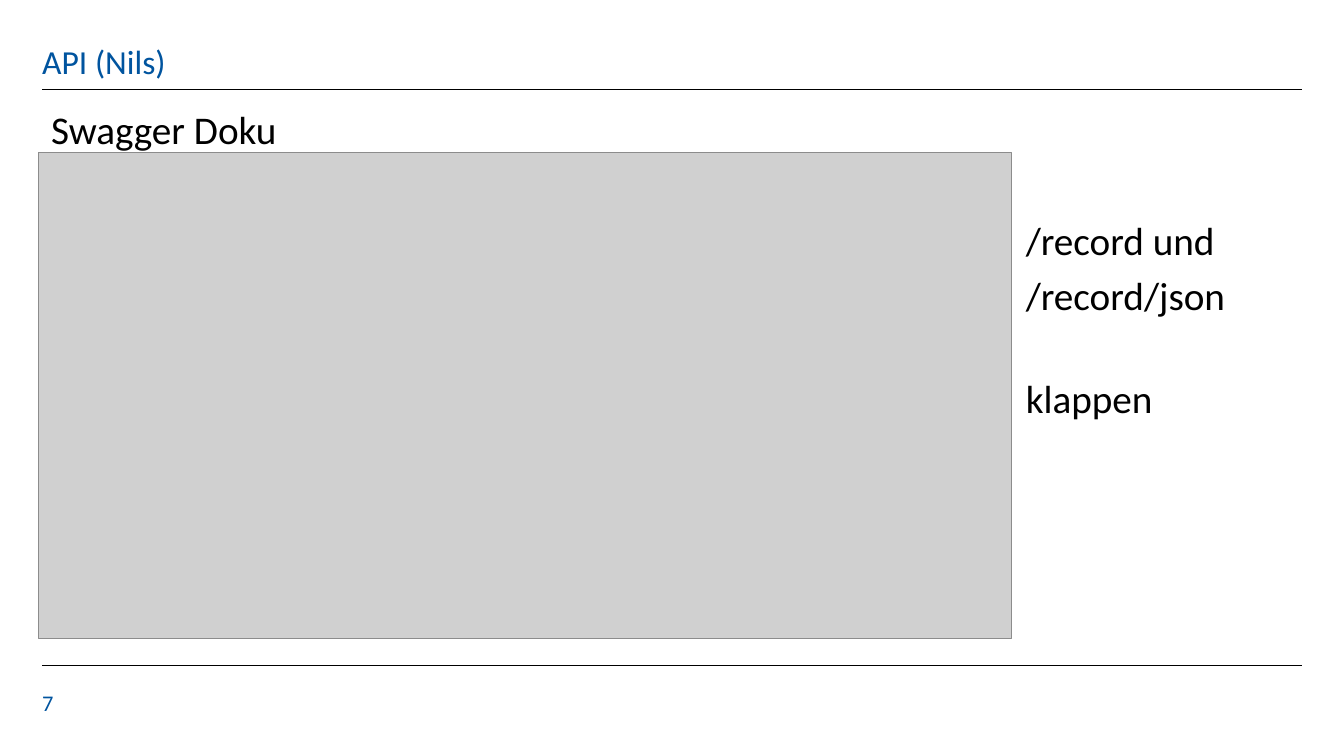
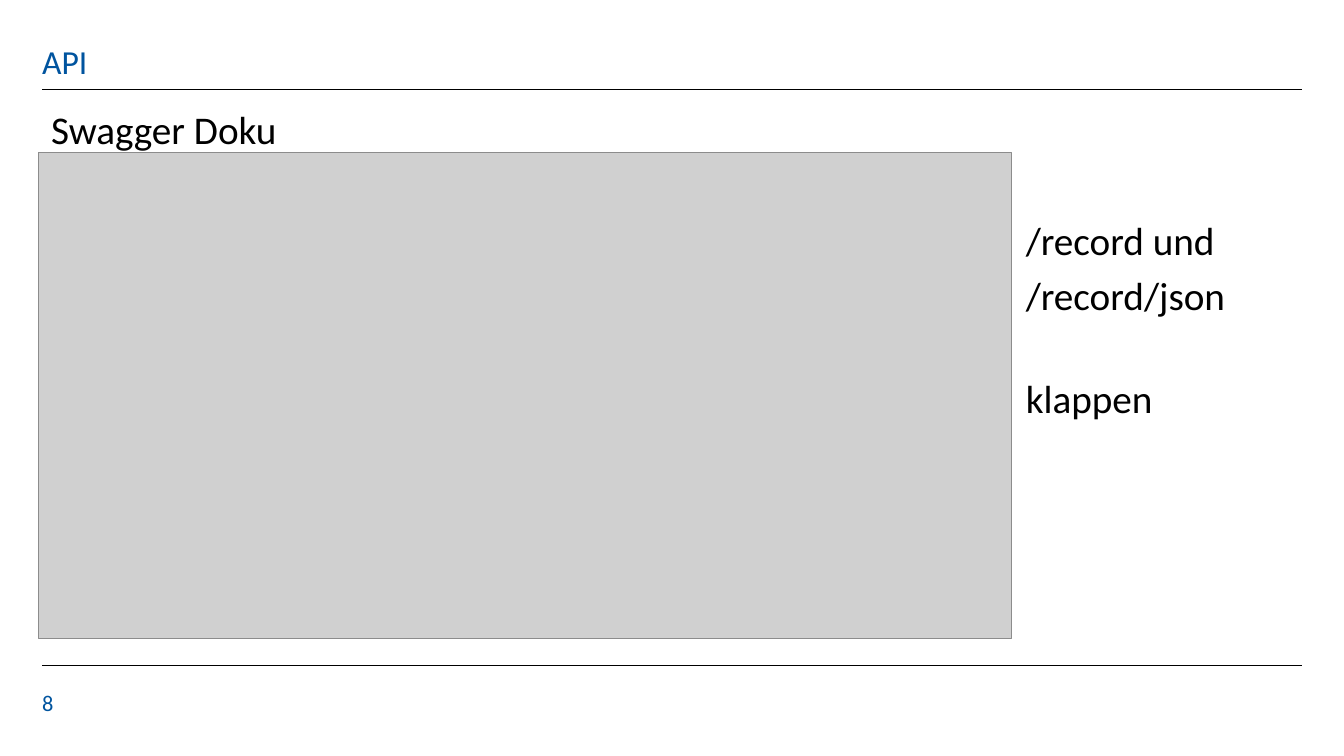
Before and after one commit to KaloyanT/gdis_test_suite, a slide deck: slide 8 of orga/Sprint_4_Presentation(Alpha).pptx (slide 7 before the commit). Drawn at 1344x756 pixels with LibreOffice and Linux fonts; fonts in the diff are those of the drawing; grey boxes stand for pictures; background and template pictures are left out. Boxes give left, top, right and bottom in pixels: in the first picture for what was removed or moved away, otherwise in the second. Text is boxed around its words. In the diff, an @@ line names an element or a change of style, - is before the commit and + after.

```diff
--- a/orga/Sprint_4_Presentation(Alpha).pptx
+++ b/orga/Sprint_4_Presentation(Alpha).pptx
@@ title at [42, 52, 87, 74]: text changed @@
-API (Nils)
+API
@@ page number at [42, 695, 53, 711]: text changed @@
-7
+8
```
Also in this commit, not shown: 1 other slide changed, 1 slide added.
